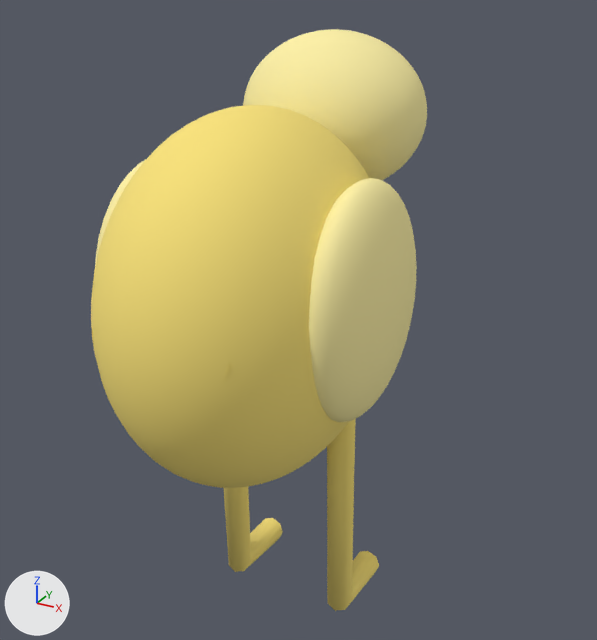
What one commit did to the glTF model public/models/candidates/species/canary.glb.
Before and after are seen from a camera (50 mm lens) standing at (1.081, -1.874, 1.999) and looking at (0.018, 0.058, 1.034). Lighting does not change. The marker at lower left points along +X, +Y and +Z. The picture after the commit comes second.

In view in the first picture: 'Anatomical canary torso', 'Skinned canary skull', 'canary shin -1', 'canary shin 1', 'canary wing -1', 'canary wing 1'.
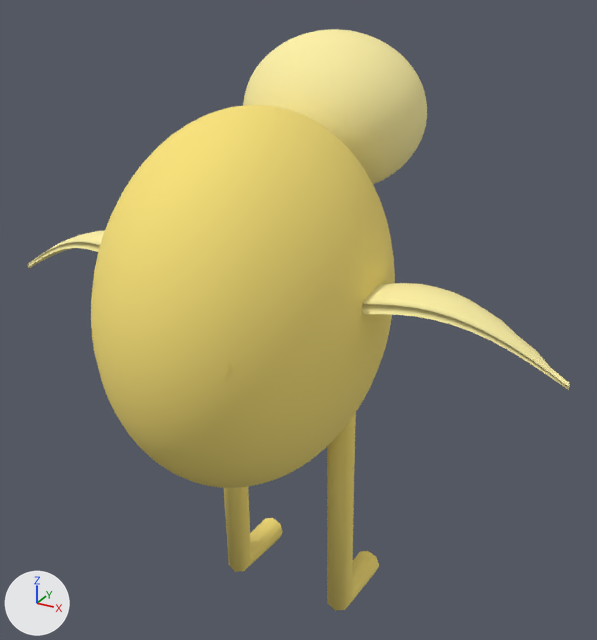
Where the change shows, as pixel boxes [x1, y1, x2, y2] in the pictures (597 x 640 px):
'canary wing 1', deleted (beige)
    before: [309, 178, 417, 422]
'canary continuous feathered wing right', added (beige)
    after: [362, 283, 570, 390]
'canary continuous feathered wing left', added (beige)
    after: [27, 230, 105, 268]
'canary wing -1', deleted (mostly hidden)
    before: [95, 160, 145, 266]

The change, as a diff of the scene's bpy script:
```diff
--- a/public/models/candidates/species/canary.glb.py
+++ b/public/models/candidates/species/canary.glb.py
@@ me_canary_continuous_feathered_wing_right_sculpted_geometry @@
+me_canary_continuous_feathered_wing_right_sculpted_geometry.from_pydata(...)  # 336 vertices, 668 faces; spans x 0.255..0.822, y -0.222..-0.064, z 1.112..1.278
+me_canary_continuous_feathered_wing_right_sculpted_geometry.materials.append(mat_canary_pale_markings)  # beige #fef1a6
@@ me_canary_continuous_feathered_wing_left_sculpted_geometry @@
+me_canary_continuous_feathered_wing_left_sculpted_geometry.from_pydata(...)  # 336 vertices, 668 faces; spans x -0.822..-0.255, y -0.222..-0.064, z 1.112..1.278
+me_canary_continuous_feathered_wing_left_sculpted_geometry.materials.append(mat_canary_pale_markings)  # beige #fef1a6
@@ ob_canary_wing__1 @@
-ob_canary_wing__1 = bpy.data.objects.new('canary wing -1', me_sphere_077)
-ob_canary_wing__1.location = (0.0, 0.0, 0.0)
@@ ob_canary_wing_1 @@
-ob_canary_wing_1 = bpy.data.objects.new('canary wing 1', me_sphere_078)
-ob_canary_wing_1.location = (0.0, 0.0, 0.0)
@@ ob_canary_continuous_feathered_wing_right @@
+ob_canary_continuous_feathered_wing_right = bpy.data.objects.new('canary continuous feathered wing right', me_canary_continuous_feathered_wing_right_sculpted_geometry)
+ob_canary_continuous_feathered_wing_right.location = (0.0, 0.0, 0.0)
@@ ob_canary_continuous_feathered_wing_left @@
+ob_canary_continuous_feathered_wing_left = bpy.data.objects.new('canary continuous feathered wing left', me_canary_continuous_feathered_wing_left_sculpted_geometry)
+ob_canary_continuous_feathered_wing_left.location = (0.0, 0.0, 0.0)
```
